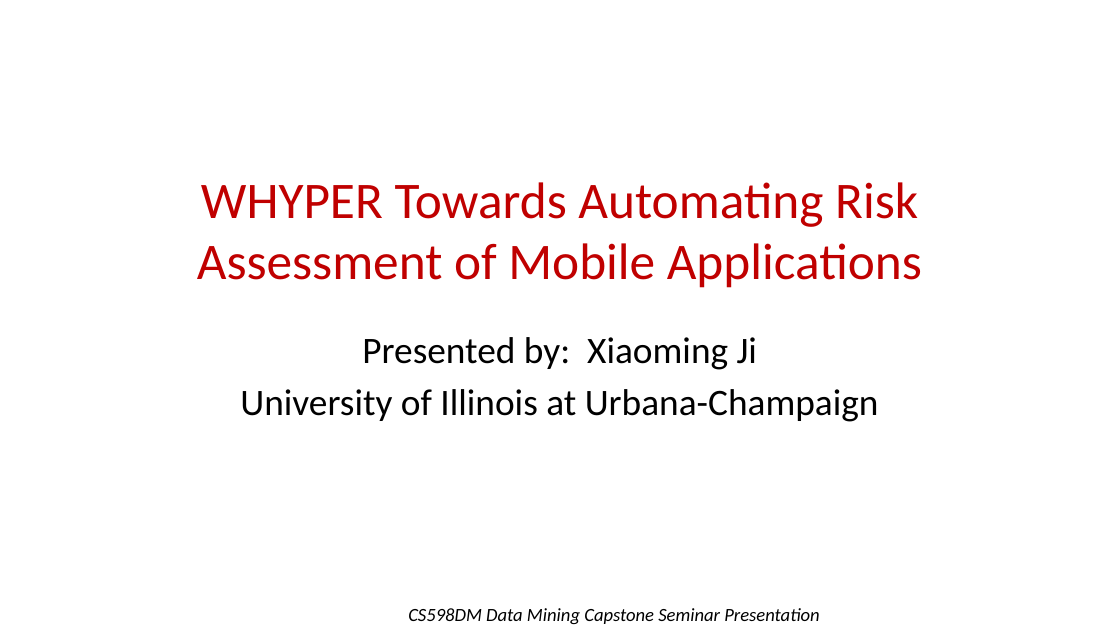
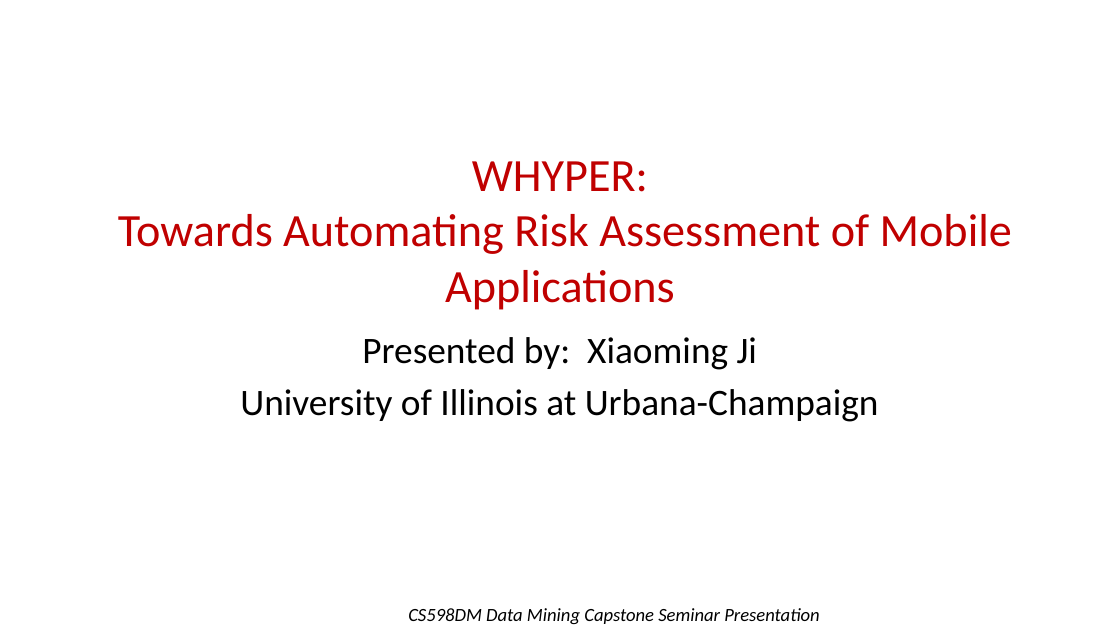
Before and after one commit to geesimon/cs598_dm_cap, a slide deck: slide 1 of papers/cs598dm-presentation-WHYPER Towards Automating Risk Assessment of Mobile Applications.pdf.pptx. Drawn at 1120x630 pixels with LibreOffice and Linux fonts; fonts in the diff are those of the drawing; background and template pictures are left out. Boxes give left, top, right and bottom in pixels: in the first picture for what was removed or moved away, otherwise in the second. Text is boxed around its words. In the diff, an @@ line names an element or a change of style, - is before the commit and + after.

Commit message:
Working on slides

```diff
--- a/papers/cs598dm-presentation-WHYPER Towards Automating Risk Assessment of Mobile Applications.pdf.pptx
+++ b/papers/cs598dm-presentation-WHYPER Towards Automating Risk Assessment of Mobile Applications.pdf.pptx
@@ title at (118, 161, 1012, 310): text changed; size 44 to 39.6 pt @@
-WHYPER Towards Automating Risk Assessment of Mobile Applications
+WHYPER:
+Towards Automating Risk Assessment of Mobile Applications
```
Also in this commit, not shown: 9 slides added, 1 other file.
